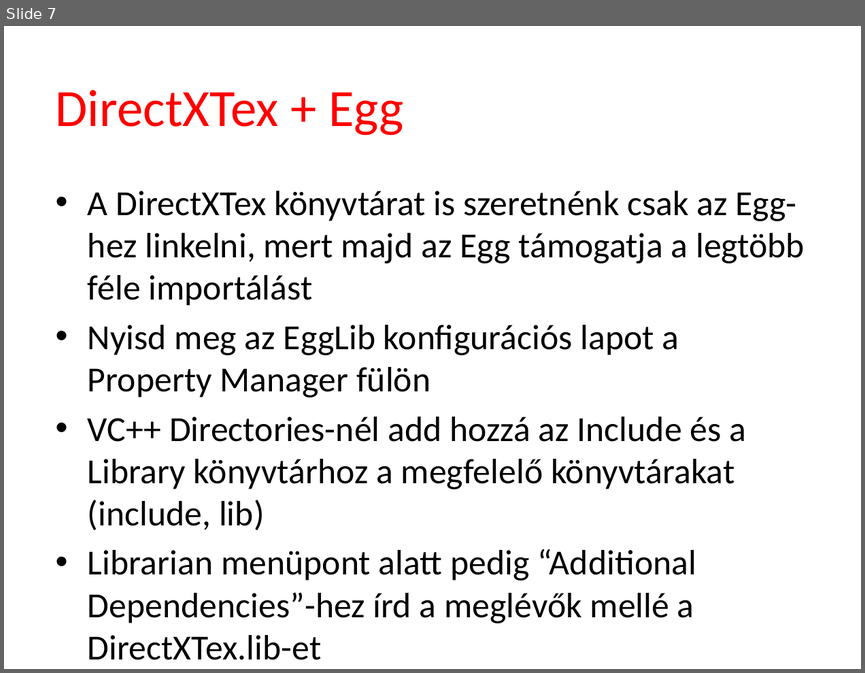
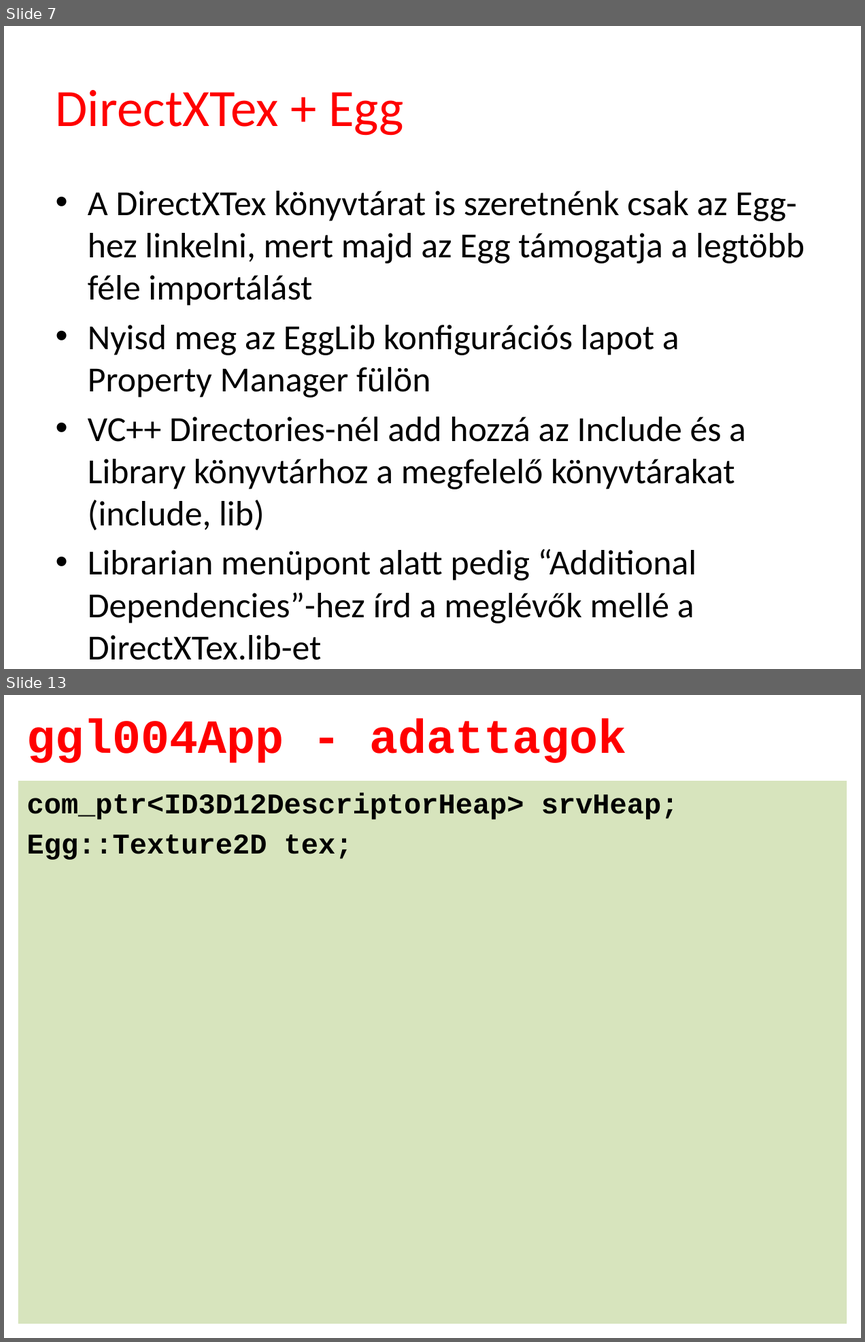
Before and after one commit to tyekx/dx12, a slide deck: Slides/ggl004-Textures.pptx. Shown one above the other, each under a label of ours: slide 7 before the commit, slides 7 and 13 after it; the slides between them are not shown. The pictures are 865x673 and 865x1342 pixels, drawn with LibreOffice and Linux fonts; fonts in the diff are those of the drawing; background and template pictures are left out. Boxes give left, top, right and bottom in pixels: in the first picture for what was removed or moved away, otherwise in the second. Text is boxed around its words. In the diff, an @@ line names an element or a change of style, - is before the commit and + after.

```diff
--- a/Slides/ggl004-Textures.pptx
+++ b/Slides/ggl004-Textures.pptx
@@ slide 13 added at [4,695,861,1338], background #FFFFFF @@
@@ title added at [27,719,626,763], 40 pt, text #FF0000, bold @@
+ggl004App - adattagok
@@ text added at [18,781,847,1323], fill #D7E4BD, 24 pt, text #000000, bold @@
+com_ptr<ID3D12DescriptorHeap> srvHeap;
+Egg::Texture2D tex;
```
Also in this commit, not shown: 8 other slides added, 9 other files.
